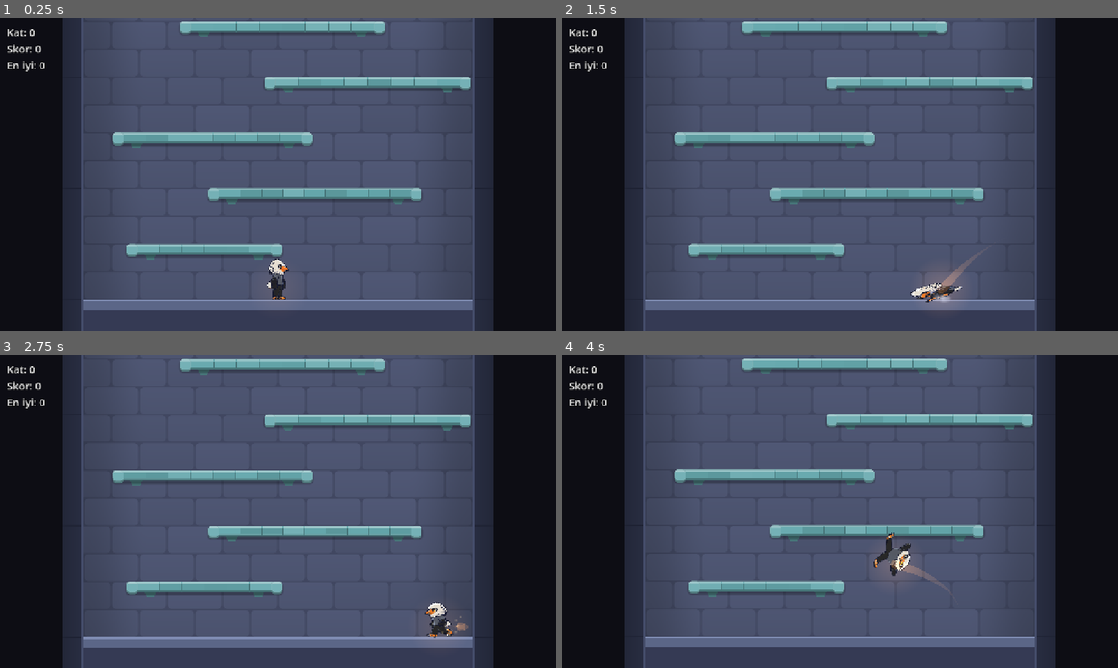
Above: before the commit, frames 1-4 (two rows, left to right).
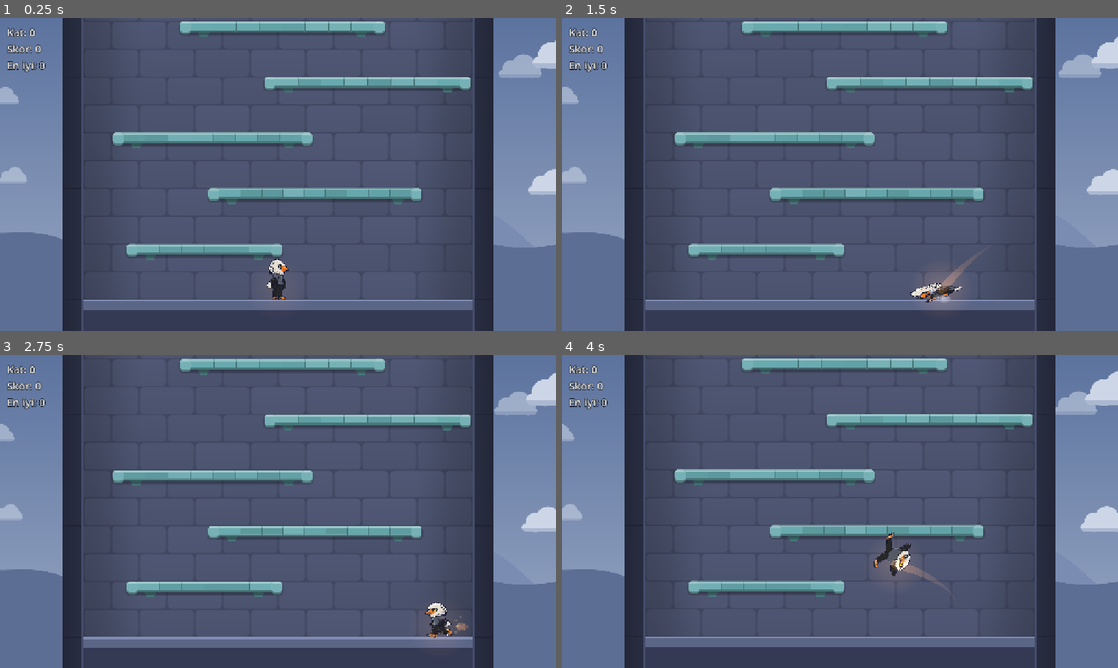
Above: after the commit, the same moments.

Repository: tahapek5454/Tower-Climb
Game: Godot game, scene res://scenes/main.tscn
Same seed, same stepped clock (60 frames per second), same inputs: the game is played once before the commit and once after it.
Inputs (mouse positions are in pixels of both pictures, inside the frame that each line leads up to):
- Up to frame 1 (0.25 s): no input
- Up to frame 2 (1.5 s): tap Enter at 0.5 s; move the mouse to (962, 158) at 0.52 s; hold Right (move_right) 0.53-1.25 s; hold Shift 0.53-1.25 s; click (962, 158) at 0.67 s; tap Space (jump) at 0.77, 1.07 s; drag from (728, 190) to (812, 237) at 1.27 s
- Up to frame 3 (2.75 s): move the mouse to (333, 442) at 2.02 s; hold Right (move_right) from 2.03 s (still down); tap Ctrl at 2.1 s
- Up to frame 4 (4 s): release Right (move_right) at 2.75 s; drag from (812, 574) to (673, 464) at 2.77 s; move the mouse to (1006, 558) at 3.52 s; hold Left (move_left) from 3.53 s (still down); tap Alt at 3.6 s; tap Space (jump) at 3.77 s

The runs differ from the first frame. In frame 1, 22% of the frame differs, in the area x 0-100%, y 0-100%; in frame 2, 22%; in frame 3, 22%; in frame 4, 22%.

Commit message:
feat: kule dışı gökyüzü, bulutlar, tepeler ve parallax (Aşama 4, madde 5)
Co-Authored-By: Claude Opus 5.5 <noreply@anthropic.com>

Diff:
--- /dev/null
+++ b/assets/shaders/backdrop.gdshader
@@ -0,0 +1,131 @@
+shader_type canvas_item;
+// Kule dışı (duvarların arkası): gökyüzü gradyanı, iki kat uzak tepe silueti, iki kat bulut.
+// Parallax: her katman kameranın hareketinin bir oranıyla (factor) kayar; 1 = platformlarla aynı,
+// 0 = ekrana sabit. Kamera konumu çizim matrisinden okunur (pencere ölçeğinden bağımsız, gecikmesiz).
+// Tepeler başlangıçta ekranın altında görünür, tırmandıkça yavaşça aşağı batar.
+
+uniform vec4 sky_top : source_color = vec4(0.36, 0.45, 0.62, 1.0);
+uniform vec4 sky_bottom : source_color = vec4(0.60, 0.66, 0.77, 1.0);
+uniform vec4 hill_far_color : source_color = vec4(0.48, 0.55, 0.70, 1.0);
+uniform vec4 hill_near_color : source_color = vec4(0.36, 0.43, 0.58, 1.0);
+uniform vec4 cloud_color : source_color = vec4(0.80, 0.84, 0.90, 1.0);
+uniform vec4 cloud_shade_color : source_color = vec4(0.67, 0.72, 0.82, 1.0);
+
+uniform float view_height = 720.0;
+// Başlangıçta ekranın üst kenarının dünya y'si ve zeminin ekrandaki y'si.
+uniform float rest_top = -648.0;
+uniform float ground_view_y = 648.0;
+
+uniform float hill_far_factor = 0.04;
+uniform float hill_near_factor = 0.09;
+uniform float cloud_far_factor = 0.22;
+uniform float cloud_near_factor = 0.45;
+
+// Tepeler: zeminin ne kadar üstünde başladıkları ve ortalama yükseklikleri (px).
+uniform float hill_far_height = 190.0;
+uniform float hill_near_height = 110.0;
+// Bulut ızgarası: hücre boyutu, bir hücrede bulut olma olasılığı, yatay sürüklenme hızı (px/s).
+uniform vec2 cloud_cell = vec2(250.0, 210.0);
+uniform float cloud_density = 0.55;
+uniform float cloud_drift_speed = 6.0;
+// Uzak bulutların gökyüzüne karışma oranı (atmosfer).
+uniform float cloud_far_fade = 0.45;
+// Siluet kenarlarının yumuşatma yarı genişliği (dünya px).
+uniform float edge_softness = 0.7;
+
+varying vec2 world_pos;
+varying float view_top;
+
+
+float hash(vec2 p) {
+	return fract(sin(dot(p, vec2(127.1, 311.7))) * 43758.5453);
+}
+
+
+// Keskin ama kırık olmayan kenar (yaklaşık 1 px yumuşatma). fwidth kullanılmaz: bulut ızgarasının
+// hücre sınırında uzaklık sıçradığı için orada ince bir çizgi bırakıyordu.
+float fill(float dist) {
+	return 1.0 - smoothstep(-edge_softness, edge_softness, dist);
+}
+
+
+float circle(vec2 p, vec2 c, float r) {
+	return length(p - c) - r;
+}
+
+
+float round_box(vec2 p, vec2 c, vec2 half_size, float r) {
+	vec2 q = abs(p - c) - half_size + r;
+	return length(max(q, 0.0)) + min(max(q.x, q.y), 0.0) - r;
+}
+
+
+// Katman koordinatı: başlangıçta ekran koordinatı, kamera kaydıkça factor oranında kayar.
+vec2 layer(float factor) {
+	float view_y = world_pos.y - view_top;
+	return vec2(world_pos.x, view_y + (view_top - rest_top) * factor);
+}
+
+
+// Tepe silueti: yumuşak, kıvrımlı sinüs toplamı. Dönüş: siluetin içindeyse negatif uzaklık.
+float hills(vec2 p, float height, float seed) {
+	float h = height
+			+ sin(p.x * 0.0047 + seed) * height * 0.35
+			+ sin(p.x * 0.0113 + seed * 2.3) * height * 0.18
+			+ sin(p.x * 0.0261 + seed * 0.7) * height * 0.06;
+	return (ground_view_y - h) - p.y;
+}
+
+
+// Bir bulut katmanı: rgb = renk, a = örtme. size: bulut boyu çarpanı.
+vec4 clouds(vec2 p, float size, float seed) {
+	p.x += TIME * cloud_drift_speed * size;
+	vec2 cell = floor(p / cloud_cell);
+	vec2 local = p - (cell + 0.5) * cloud_cell;
+	float h0 = hash(cell + seed);
+	if (h0 > cloud_density) {
+		return vec4(0.0);
+	}
+	float h1 = hash(cell + seed + 17.0);
+	float h2 = hash(cell + seed + 31.0);
+	float w = mix(90.0, 150.0, h1) * size;
+	float r = w * 0.27;
+	// Bulut hücreden taşmasın (taşan kısım hücre sınırında kesik görünür): yatayda en geniş yer
+	// kutunun yarısı (w/2), dikeyde tabandan en üst daireye kadar ~2,05 r.
+	vec2 half_cell = cloud_cell * 0.5 - 2.0;
+	float max_x = max(half_cell.x - w * 0.5, 0.0);
+	float min_y = -half_cell.y + r * 2.05;
+	vec2 base = vec2(mix(-max_x, max_x, h2),
+			mix(min(min_y, half_cell.y), half_cell.y, hash(cell + seed + 7.0)));
+	float d = round_box(local, base + vec2(0.0, -r * 0.35), vec2(w * 0.5, r * 0.35), r * 0.35);
+	d = min(d, circle(local, base + vec2(-w * 0.2, -r * 0.75), r * 0.8));
+	d = min(d, circle(local, base + vec2(w * 0.08, -r * 1.05), r));
+	d = min(d, circle(local, base + vec2(w * 0.3, -r * 0.6), r * 0.65));
+	float shade = step(base.y - r * 0.3, local.y);
+	vec3 color = mix(cloud_color.rgb, cloud_shade_color.rgb, shade);
+	return vec4(color, fill(d));
+}
+
+
+void vertex() {
+	world_pos = (MODEL_MATRIX * vec4(VERTEX, 0.0, 1.0)).xy;
+	// Görüntünün sol üst köşesinin dünya konumu (kamera + sarsıntı dahil).
+	view_top = (inverse(CANVAS_MATRIX) * vec4(0.0, 0.0, 0.0, 1.0)).y;
+}
+
+
+void fragment() {
+	float view_t = clamp((world_pos.y - view_top) / view_height, 0.0, 1.0);
+	vec3 color = mix(sky_top.rgb, sky_bottom.rgb, view_t);
+
+	vec4 far_clouds = clouds(layer(cloud_far_factor), 0.7, 3.0);
+	color = mix(color, mix(far_clouds.rgb, color, cloud_far_fade), far_clouds.a);
+
+	color = mix(color, hill_far_color.rgb, fill(hills(layer(hill_far_factor), hill_far_height, 1.3)));
+	color = mix(color, hill_near_color.rgb, fill(hills(layer(hill_near_factor), hill_near_height, 4.1)));
+
+	vec4 near_clouds = clouds(layer(cloud_near_factor), 1.0, 11.0);
+	color = mix(color, near_clouds.rgb, near_clouds.a);
+
+	COLOR = vec4(color, 1.0);
+}
--- a/assets/shaders/tower_interior.gdshader
+++ b/assets/shaders/tower_interior.gdshader
@@ -1,7 +1,8 @@
 shader_type canvas_item;
 // Kule içi arka duvar: yumuşak köşeli taş bloklar (şaşırtmalı örgü), silik derzler,
 // duvarlara doğru hafif kararma. Desen dünya koordinatına bağlıdır; dikdörtgen kamerayı
-// takip etse de taşlar yerinde durur.
+// takip etse de taşlar yerinde durur. Parallax: desen kameranın parallax_factor oranıyla kayar
+// (1 = platformlarla aynı; küçük = daha uzakta görünür).
 
 uniform vec4 stone_color : source_color = vec4(0.34, 0.37, 0.58, 1.0);
 uniform vec4 joint_color : source_color = vec4(0.26, 0.28, 0.46, 1.0);
@@ -19,8 +20,12 @@
 uniform float half_width = 448.0;
 uniform float edge_shade_width = 150.0;
 uniform float edge_shade_strength = 0.28;
+uniform float parallax_factor = 1.0;
+// Başlangıçta ekranın üst kenarının dünya y'si (başlangıçta desen kaymasız).
+uniform float rest_top = -648.0;
 
 varying vec2 world_pos;
+varying float view_top;
 
 
 float hash(vec2 p) {
@@ -30,11 +35,13 @@
 
 void vertex() {
 	world_pos = (MODEL_MATRIX * vec4(VERTEX, 0.0, 1.0)).xy;
+	view_top = (inverse(CANVAS_MATRIX) * vec4(0.0, 0.0, 0.0, 1.0)).y;
 }
 
 
 void fragment() {
-	vec2 p = world_pos / block_size;
+	vec2 pattern_pos = vec2(world_pos.x, world_pos.y - (view_top - rest_top) * (1.0 - parallax_factor));
+	vec2 p = pattern_pos / block_size;
 	// Her ikinci sıra yarım blok kayar.
 	p.x += 0.5 * mod(floor(p.y), 2.0);
 	vec2 cell = floor(p);
--- a/scripts/main.gd
+++ b/scripts/main.gd
@@ -2,7 +2,7 @@
 ## Ana sahne: kuleyi, oyuncuyu ve kamerayı kurar; oyun sonunu ve yeniden başlatmayı yönetir.
 
 const PLAYER_SCENE: PackedScene = preload("res://scenes/player/player.tscn")
-## Duvarların dışındaki dekor alanının rengi.
+## Oyun alanı dışında kalan şeritlerin rengi (16:9 olmayan ekranlarda).
 const BACKDROP_COLOR := Color(0.05, 0.05, 0.08)
 
 var _player: Player
@@ -11,6 +11,10 @@
 
 func _ready() -> void:
 	RenderingServer.set_default_clear_color(BACKDROP_COLOR)
+
+	var backdrop := Backdrop.new()
+	backdrop.name = "Backdrop"
+	add_child(backdrop)
 
 	var tower := Tower.new()
 	tower.name = "Tower"
--- a/scripts/tuning.gd
+++ b/scripts/tuning.gd
@@ -29,6 +29,18 @@
 ## Duvar dibindeki yumuşak gölge: genişlik (px) ve en koyu noktadaki kararma oranı.
 const INTERIOR_EDGE_SHADE_WIDTH: float = 150.0
 const INTERIOR_EDGE_SHADE_STRENGTH: float = 0.18
+## Arka duvar deseninin kameraya göre kayma oranı (1 = platformlarla aynı; küçük = daha derinde).
+const INTERIOR_PARALLAX: float = 0.85
+
+# --- Kule dışı arka plan (görsel; assets/shaders/backdrop.gdshader) ---
+## Katmanların kameraya göre kayma oranı: 0 = ekrana sabit, 1 = platformlarla aynı.
+## Tepeler çok yavaş batar (uzakta), bulutlar daha hızlı geçer.
+const BACKDROP_HILL_FAR_PARALLAX: float = 0.04
+const BACKDROP_HILL_NEAR_PARALLAX: float = 0.09
+const BACKDROP_CLOUD_FAR_PARALLAX: float = 0.22
+const BACKDROP_CLOUD_NEAR_PARALLAX: float = 0.45
+## Bulutların yatay sürüklenme hızı (px/s; uzak bulutlar daha yavaş).
+const BACKDROP_CLOUD_DRIFT_SPEED: float = 6.0
 
 # --- Yan duvar ve zemin görünümü (görsel; assets/shaders/tower_wall.gdshader) ---
 ## Duvar sütununun parça yüksekliği (iki kat) ve parçalar arasındaki derzin kalınlığı (px).
--- /dev/null
+++ b/scripts/world/backdrop.gd
@@ -0,0 +1,42 @@
+class_name Backdrop
+extends Node2D
+## Kule dışı arka plan (gökyüzü, tepeler, bulutlar; assets/shaders/backdrop.gdshader).
+## Ekranı kaplayan tek dikdörtgen kamerayı takip eder; parallax shader'da hesaplanır.
+## Sahnede en arkada olmalı (main.gd'de ilk eklenir).
+
+const SHADER: Shader = preload("res://assets/shaders/backdrop.gdshader")
+
+var _rect: Polygon2D
+
+
+func _ready() -> void:
+	var material := ShaderMaterial.new()
+	material.shader = SHADER
+	material.set_shader_parameter(&"sky_top", WorldPalette.SKY_TOP)
+	material.set_shader_parameter(&"sky_bottom", WorldPalette.SKY_BOTTOM)
+	material.set_shader_parameter(&"hill_far_color", WorldPalette.HILL_FAR)
+	material.set_shader_parameter(&"hill_near_color", WorldPalette.HILL_NEAR)
+	material.set_shader_parameter(&"cloud_color", WorldPalette.CLOUD)
+	material.set_shader_parameter(&"cloud_shade_color", WorldPalette.CLOUD_SHADE)
+	material.set_shader_parameter(&"view_height", Tuning.VIEW_HEIGHT)
+	material.set_shader_parameter(&"rest_top", Tuning.GROUND_SCREEN_MARGIN - Tuning.VIEW_HEIGHT)
+	material.set_shader_parameter(&"ground_view_y", Tuning.VIEW_HEIGHT - Tuning.GROUND_SCREEN_MARGIN)
+	material.set_shader_parameter(&"hill_far_factor", Tuning.BACKDROP_HILL_FAR_PARALLAX)
+	material.set_shader_parameter(&"hill_near_factor", Tuning.BACKDROP_HILL_NEAR_PARALLAX)
+	material.set_shader_parameter(&"cloud_far_factor", Tuning.BACKDROP_CLOUD_FAR_PARALLAX)
+	material.set_shader_parameter(&"cloud_near_factor", Tuning.BACKDROP_CLOUD_NEAR_PARALLAX)
+	material.set_shader_parameter(&"cloud_drift_speed", Tuning.BACKDROP_CLOUD_DRIFT_SPEED)
+
+	# Sarsıntı ve bir karelik takip gecikmesi için her yönde pay.
+	var margin: float = Tuning.SHAKE_MAX_OFFSET + Tuning.CAMERA_MAX_SPEED
+	_rect = Tower.make_rect_visual(
+			Vector2(Tuning.VIEW_WIDTH, Tuning.VIEW_HEIGHT) + Vector2.ONE * margin * 2.0, Color.WHITE)
+	_rect.name = "Sky"
+	_rect.material = material
+	add_child(_rect)
+
+
+func _process(_delta: float) -> void:
+	var camera: Camera2D = get_viewport().get_camera_2d()
+	if camera != null:
+		_rect.position = camera.get_screen_center_position()
--- a/scripts/world/tower.gd
+++ b/scripts/world/tower.gd
@@ -45,6 +45,8 @@
 	material.set_shader_parameter(&"half_width", Tuning.TOWER_WIDTH * 0.5)
 	material.set_shader_parameter(&"edge_shade_width", Tuning.INTERIOR_EDGE_SHADE_WIDTH)
 	material.set_shader_parameter(&"edge_shade_strength", Tuning.INTERIOR_EDGE_SHADE_STRENGTH)
+	material.set_shader_parameter(&"parallax_factor", Tuning.INTERIOR_PARALLAX)
+	material.set_shader_parameter(&"rest_top", Tuning.GROUND_SCREEN_MARGIN - Tuning.VIEW_HEIGHT)
 
 	var interior_size := Vector2(Tuning.TOWER_WIDTH, Tuning.WALL_HEIGHT)
 	var interior: Polygon2D = make_rect_visual(interior_size, Color.WHITE)
--- a/scripts/world/world_palette.gd
+++ b/scripts/world/world_palette.gd
@@ -11,6 +11,14 @@
 const WALL := Color(0.16, 0.18, 0.26)
 const WALL_JOINT := Color(0.12, 0.135, 0.20)
 const WALL_LIP := Color(0.27, 0.30, 0.42)
+## Kule dışı: gökyüzü (üst/alt), uzak ve yakın tepe siluetleri, bulut ve gölgeli alt kısmı.
+## Gökyüzü kule içinden açık: kule çerçeve gibi okunur. Tepeler uzaklaştıkça gökyüzüne karışır.
+const SKY_TOP := Color(0.36, 0.45, 0.62)
+const SKY_BOTTOM := Color(0.60, 0.66, 0.77)
+const HILL_FAR := Color(0.48, 0.55, 0.70)
+const HILL_NEAR := Color(0.36, 0.43, 0.58)
+const CLOUD := Color(0.80, 0.84, 0.90)
+const CLOUD_SHADE := Color(0.67, 0.72, 0.82)
 ## Platformlar: gövde rengi (üst şerit ve alt kenar bundan türetilir). Bölüm platformu (her 100 kat)
 ## altın sarısı: turuncu/altın ailesi dünyada sadece ödül anlamı taşır.
 const PLATFORM := Color(0.40, 0.66, 0.68)
Not shown, added: assets/shaders/backdrop.gdshader.uid
Not shown, added: scripts/world/backdrop.gd.uid
Not shown, changed: docs/PROGRESS.md
